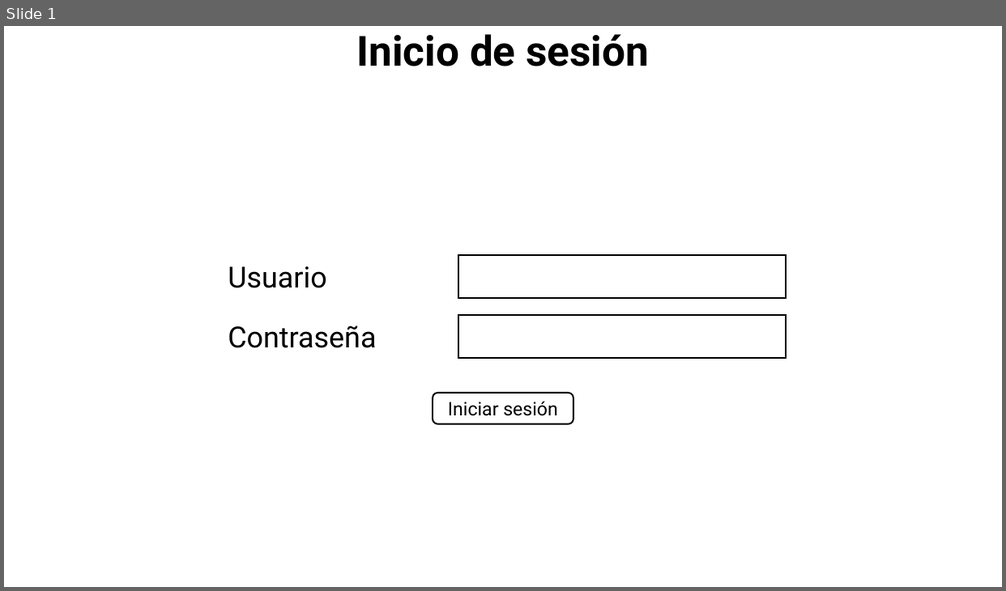
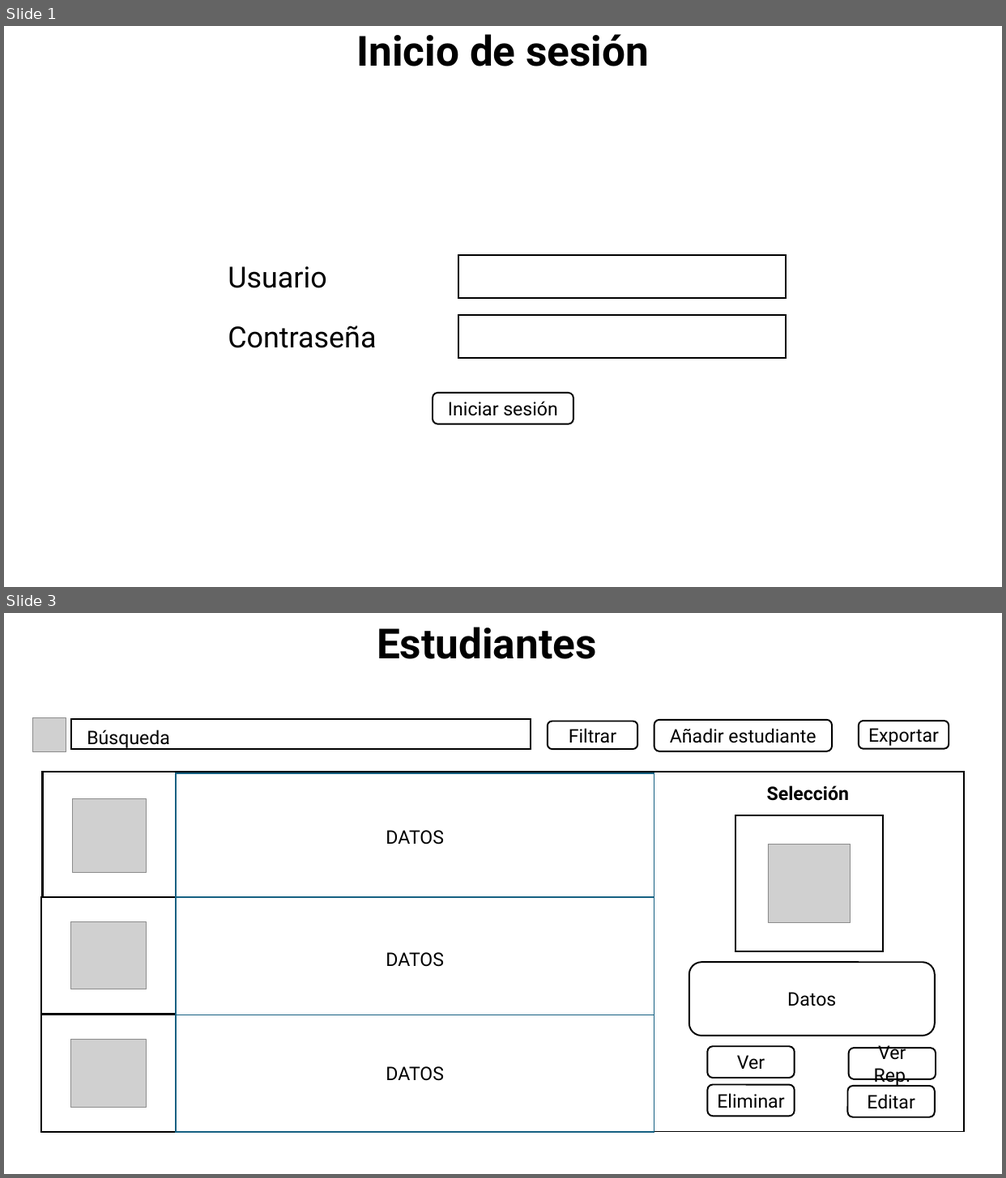
Before and after one commit to baristaOnRum/ProjServicioPSMB, a slide deck: src/annex/propuesta_gui.pptx. Shown one above the other, each under a label of ours: slide 1 before the commit, slides 1 and 3 after it; the slides between them are not shown. The pictures are 1006x591 and 1006x1178 pixels, drawn with LibreOffice and Linux fonts; fonts in the diff are those of the drawing; grey boxes stand for pictures. Boxes give left, top, right and bottom in pixels: in the first picture for what was removed or moved away, otherwise in the second. Text is boxed around its words. In the diff, an @@ line names an element or a change of style, - is before the commit and + after.

```diff
--- a/src/annex/propuesta_gui.pptx
+++ b/src/annex/propuesta_gui.pptx
@@ slide 3 added at (4,613,1002,1174), background #FFFFFF @@
@@ text added at (377,627,596,659), 40 pt, text #000000, bold @@
+Estudiantes
@@ picture added at (32,717,66,752) @@
@@ rectangle added at (71,718,531,748), outline #000000 1.5 pt @@
@@ text added at (87,730,170,748), 18 pt, text #000000 @@
+Búsqueda
@@ rounded rectangle added at (548,722,638,749), fill #FFFFFF, outline #000000 1.5 pt, 18 pt, text #000000 @@
+Filtrar
@@ rounded rectangle added at (654,720,833,752), fill #FFFFFF, outline #000000 1.5 pt, 18 pt, text #000000 @@
+Añadir estudiante
@@ rounded rectangle added at (859,721,949,748), fill #FFFFFF, outline #000000 1.5 pt, 18 pt, text #000000 @@
+Exportar
@@ rectangle added at (41,772,964,1131), fill #FFFFFF, outline #000000 1.5 pt @@
@@ rectangle added at (44,772,177,900), fill #FFFFFF, outline #000000 1.5 pt @@
@@ rectangle added at (176,773,654,901), fill #FFFFFF, outline #156082 1.5 pt, 18 pt, text #000000 @@
+DATOS
@@ picture added at (73,798,147,873) @@
@@ text added at (767,786,849,801), 18 pt, text #000000, bold @@
+Selección
@@ rectangle added at (735,815,883,952), fill #FFFFFF, outline #000000 1.5 pt @@
@@ picture added at (769,845,850,924) @@
@@ rectangle added at (41,897,176,1014), fill #FFFFFF, outline #000000 1.5 pt @@
@@ rectangle added at (176,897,654,1021), fill #FFFFFF, outline #156082 1.5 pt, 18 pt, text #000000 @@
+DATOS
@@ picture added at (71,922,147,990) @@
@@ rounded rectangle added at (689,963,935,1036), fill #FFFFFF, outline #000000 1.5 pt, 18 pt, text #000000 @@
+Datos
@@ rectangle added at (41,1015,176,1131), fill #FFFFFF, outline #000000 1.5 pt @@
@@ rectangle added at (176,1015,654,1131), fill #FFFFFF, outline #156082 1.5 pt, 18 pt, text #000000 @@
+DATOS
@@ picture added at (71,1040,147,1107) @@
@@ rounded rectangle added at (708,1046,795,1078), fill #FFFFFF, outline #000000 1.5 pt, 18 pt, text #000000 @@
+Ver
@@ rounded rectangle added at (849,1048,936,1080), fill #FFFFFF, outline #000000 1.5 pt, 18 pt, text #000000 @@
+Ver Rep.
@@ rounded rectangle added at (708,1084,795,1116), fill #FFFFFF, outline #000000 1.5 pt, 18 pt, text #000000 @@
+Eliminar
@@ rounded rectangle added at (848,1086,935,1118), fill #FFFFFF, outline #000000 1.5 pt, 18 pt, text #000000 @@
+Editar
```
Also in this commit, not shown: 1 slide changed, 1 slide removed, 1 other file.
